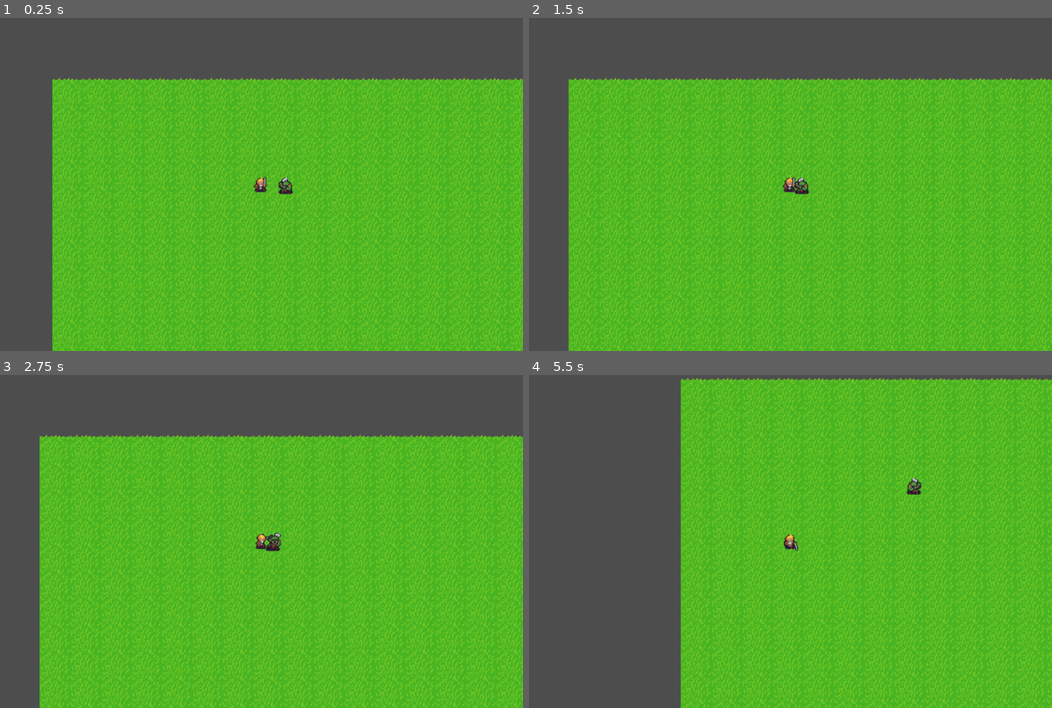
Above: before the commit, frames 1-4 (two rows, left to right).
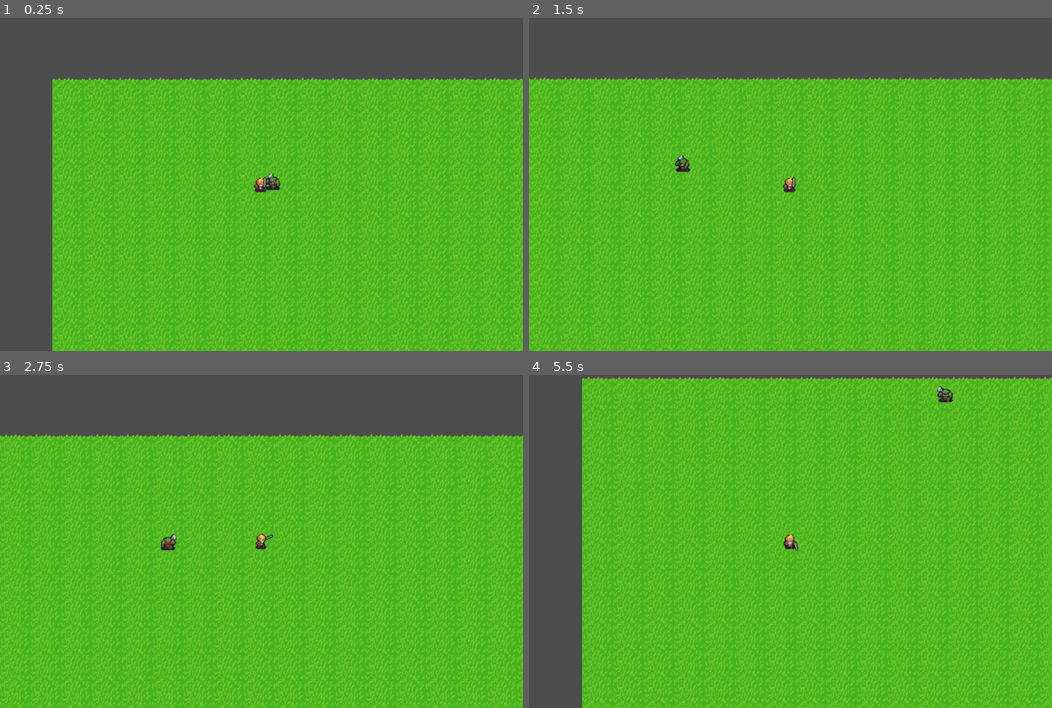
Above: after the commit, the same moments.

Repository: JesseZhong/little-lanterns
Game: Godot game, scene res://test.tscn
Two runs of this game, one before a commit and one after it. Both use one fixed random seed, a clock stepped at 60 frames per second and the inputs below. This scene is started directly instead of the project's main scene.
Inputs (mouse positions are in pixels of both pictures, inside the frame that each line leads up to):
- Up to frame 1 (0.25 s): no input
- Up to frame 2 (1.5 s): tap Enter at 0.5 s; move the mouse to (905, 167) at 0.52 s; hold F (move_right) 0.53-1.25 s; hold A (run) 0.53-1.25 s; click (905, 167) at 0.67 s; drag from (685, 201) to (790, 184) at 1.27 s
- Up to frame 3 (2.75 s): move the mouse to (313, 468) at 2.02 s; hold F (move_right) from 2.03 s (still down); hold I (heavy_attack) from 2.03 s (still down); tap A (run) at 2.3 s
- Up to frame 4 (5.5 s): release F (move_right) at 2.75 s; release I (heavy_attack) at 2.75 s; drag from (764, 608) to (806, 541) at 2.77 s; move the mouse to (947, 591) at 3.52 s; hold S (move_left) 3.53-4.25 s; hold A (run) 3.53-4.25 s; drag from (633, 491) to (910, 544) at 4.27 s; move the mouse to (816, 541) at 5.02 s; hold D (move_down) from 5.03 s (still down); hold A (run) from 5.03 s (still down); tap Alt at 5.1 s; click (816, 541) at 5.17 s

The runs differ from the first frame. In frame 1, 0.2% of the frame differs, in the area x 15-98%, y 18-54%; in frame 2, 24%; in frame 3, 24%; in frame 4, 36%, in the area x 10-100%, y 0-100%.

Commit message:
Reversed queue order to utilize array API better and hopefully help with future performance. Completed `circle` AI command.

Diff:
--- a/ai/ai_command_queue.gd
+++ b/ai/ai_command_queue.gd
@@ -19,7 +19,7 @@
 ## as long as no previous
 func execute():
   if has_commands:
-    var ai_action: Callable = _queue.pop_back()
+    var ai_action: Callable = _queue.pop_front()
     if ai_action:
       ai_action.call(_ai_controller)
 
@@ -44,7 +44,7 @@
 
     # Already a queue? Wait.
     else:
-      _queue.push_front(single)
+      _queue.append(single)
   else:
     var list = command_s as Array[Callable]
 
@@ -52,16 +52,14 @@
       clear_queue()
 
       # Grab first command to execute now.
-      var first_command = list.pop_front()
+      var first_command = list.pop_back()
 
-       # Queue the rest.
-      for command in list:
-        _queue.push_front(command)
+      # Queue the rest.
+      _queue.append_array(list)
 
       # Execute the command.
       first_command.call(_ai_controller)
 
     # Throw them into the queue.
     else:
-      for command in list:
-        _queue.push_front(command)
+      _queue.append_array(list)
--- a/ai/humanoid_commands.gd
+++ b/ai/humanoid_commands.gd
@@ -1,4 +1,6 @@
 class_name HumanoidCommands
+
+const STEP_DISTANCE = 5.3
 
 static func walk_to(
   target_position: Vector2
@@ -51,7 +53,7 @@
 
 
 # Checks if the target is in range and strikes if they are.
-func _careful_strike(target: AiTarget, tolerable_distance: float) -> Callable:
+func careful_strike(target: AiTarget, tolerable_distance: float) -> Callable:
   return func (ai_controller: AiController):
     if (target.position - ai_controller.position).length() <= tolerable_distance:
       pass
@@ -62,5 +64,37 @@
 
   pass
 
-func _circle(target: AiTarget):
-  pass
+static func circle(
+  ai_controller: AiController,
+  target: AiTarget,
+  distance: float,
+  clockwise: bool,
+  run: bool
+) -> Array[Callable]:
+  assert(distance > 0, '')
+
+  # Account for remainder.
+  var steps = floor(distance / STEP_DISTANCE) + 1
+  var path: Array[Vector2] = []
+  var result: Array[Callable] = []
+
+  # Quick maths.
+  var center = target.position
+  var radius = (ai_controller.position - target.position).length()
+  var travel_angle = distance / radius * (-1 if clockwise else 1)
+  var step_angle = travel_angle / steps
+
+  # Calculate the path the character will take.
+  for i in range(steps):
+    var angle = step_angle * i
+    var x = center.x + radius * cos(angle)
+    var y = center.y + radius * sin(angle)
+    path.append(Vector2(x, y))
+
+  # Populate movement commands.
+  assert(steps == len(path))
+  for destination in path:
+    var method = run_to if run else walk_to
+    result.append(method.call(destination))
+
+  return result
--- a/controllers/ai_controller.gd
+++ b/controllers/ai_controller.gd
@@ -30,12 +30,21 @@
   _check_server_status.call_deferred()
 
   # Try to execute next action when a current action is complete.
+
+  # This callback ensures that non-looping (not 'idle' or 'move')
+  # animations trigger the next command in queue when finished.
   _character.action_ended.connect(func (_action: String): _queue.execute())
+
+  # This callback ensures that when a character reaches its destination
+  # as part of a command, it should reset animation and execute the next
+  # command in queue.
   _agent.navigation_finished.connect(
     func ():
       _character.act('idle')
       _queue.execute()
   )
+
+  # Finally, this one handles when waiting commands end. Triggers the next.
   done_waiting.connect(_queue.execute)
 
 
@@ -116,7 +125,6 @@
   _character.move_direction = Vector2.ZERO
   _character.act('idle')
 
-
 # Ensure the navigation server is ready to receive requests.
 func _check_server_status() -> void:
   await get_tree().physics_frame
--- a/controllers/orc_controller.gd
+++ b/controllers/orc_controller.gd
@@ -91,4 +91,6 @@
 
 
 func _engage_target(ai_target: AiTarget, _delta: float) -> void:
+  if !_queue.has_commands:
+    _queue.do(HumanoidCommands.circle(self, ai_target, 200, true, true))
   pass
